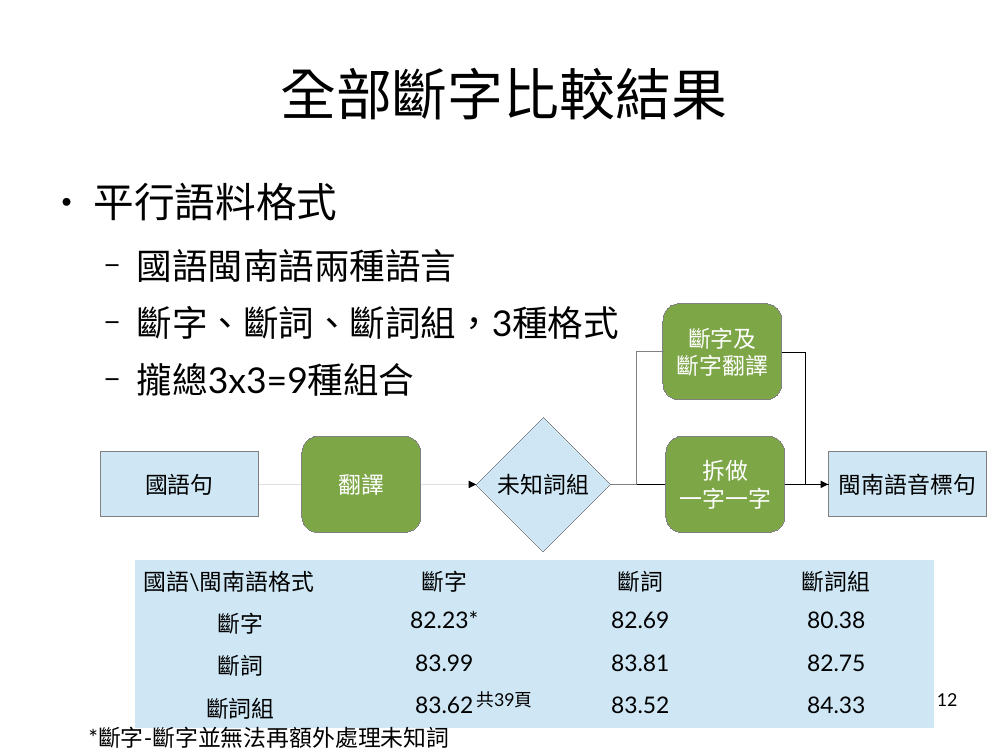
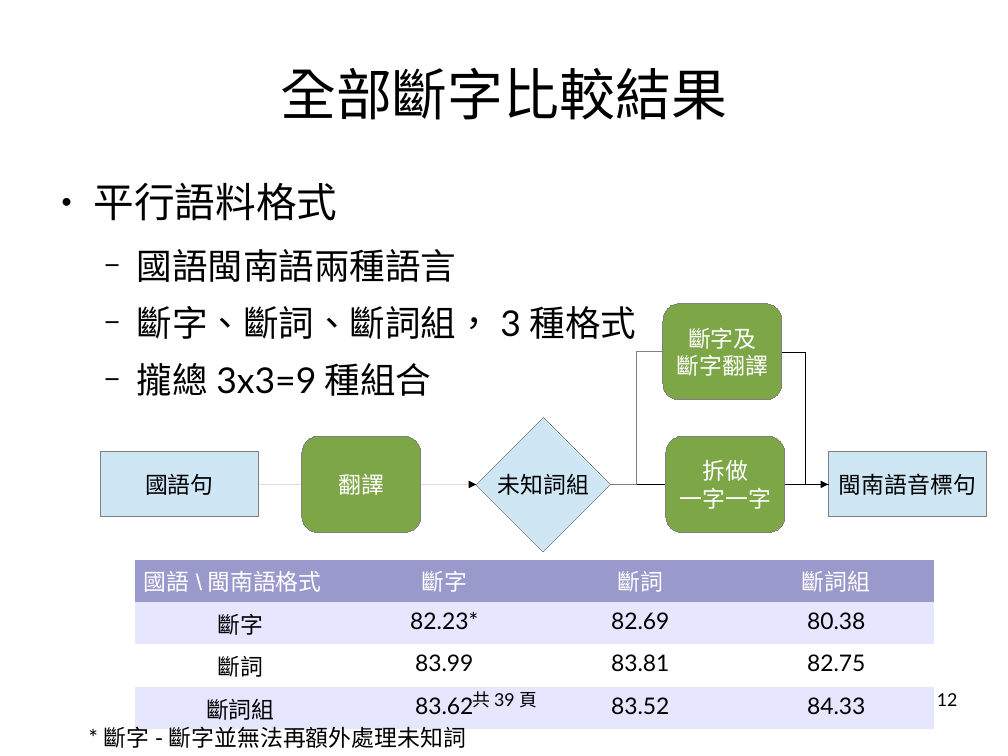
Before and after one commit to sih4sing5hong5/po3-ko3_tau5-iann2-phinn3, a slide deck: slide 12 of 翻譯報告.odp. Drawn at 1008x756 pixels with LibreOffice and Linux fonts; fonts in the diff are those of the drawing. Boxes give left, top, right and bottom in pixels: in the first picture for what was removed or moved away, otherwise in the second. Text is boxed around its words. In the diff, an @@ line names an element or a change of style, - is before the commit and + after.

```diff
--- a/翻譯報告.odp
+++ b/翻譯報告.odp
@@ table at bbox=[134, 560, 933, 724] @@
@@ fill #CFE7F5 to #9999CC in row 1 @@
@@ fill #CFE7F5 to #E6E6FF in 8 cells @@
@@ fill #CFE7F5 to #FFFFFF in row 3 @@
@@ font Lato to Arial in "國語\閩南語格式" @@
@@ text colour #000000 to #FFFFFF in "國語\閩南語格式", "斷字", "斷詞", "斷詞組" @@
@@ text "*斷字-斷字並無法再額外處理未知詞": place and size @@
-text "*斷字-斷字並無法再額外處理未知詞" at bbox=[88, 726, 449, 748]
+text "*斷字-斷字並無法再額外處理未知詞" at bbox=[104, 726, 466, 748]
```
Also in this commit, not shown: 4 other slides changed.
